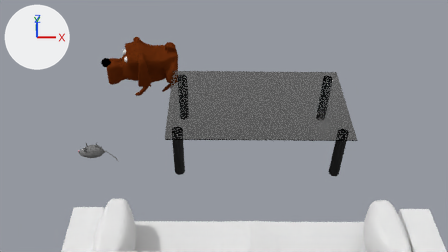
An edit to the Blender file Projekt/04-Shots/fs-Shot 8.blend, drawn before and after from the same camera.
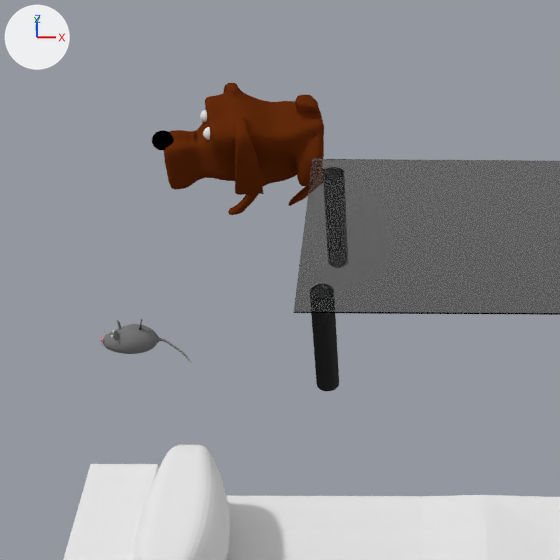
Old and new are each drawn from the file's camera 'Camera' and again close up on the part from 7% to 63% of the width and 0% to 99% of the height. Every picture has the same lights, and +X, +Y and +Z are marked at upper left. Both versions are drawn at frame 50 of the action 'MausAction'; the numbers are the values there.

The first close-up shows 'Grundbau', 'Hund mit Skelett', 'Maus'.
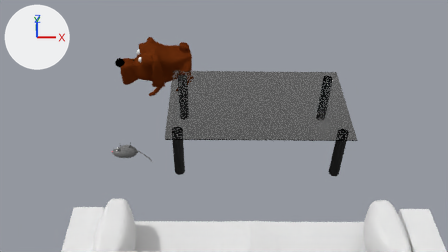
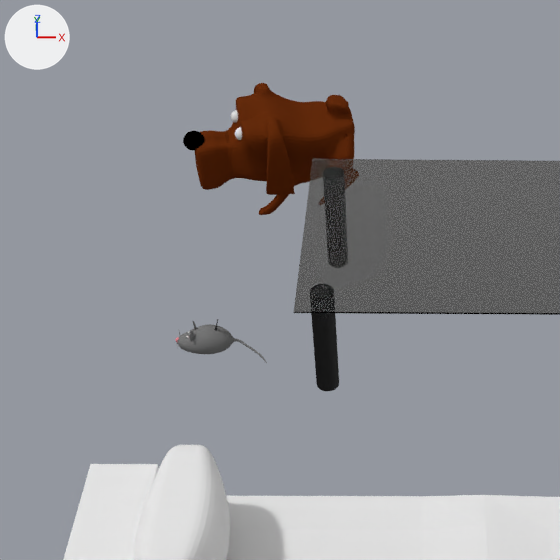
Changed parts and their boxes (x1, y1, x2, y2) in the close-ups (560 x 560 px):
'Hund mit Skelett', moved
    before: (152, 83, 324, 215)
    after: (183, 83, 355, 215)
'Maus', moved
    before: (101, 319, 191, 362)
    after: (175, 319, 267, 363)

The change in detail:
Object 'Hund mit Skelett' (ob_hund_mit_skelett) moves from (-1.86, 2.23, 0.02) to (-1.53, 2.23, 0.02).
Object 'Maus' (ob_maus) moves from (-2.78, -0.37, -0.02) to (-2.07, -0.37, -0.02).
